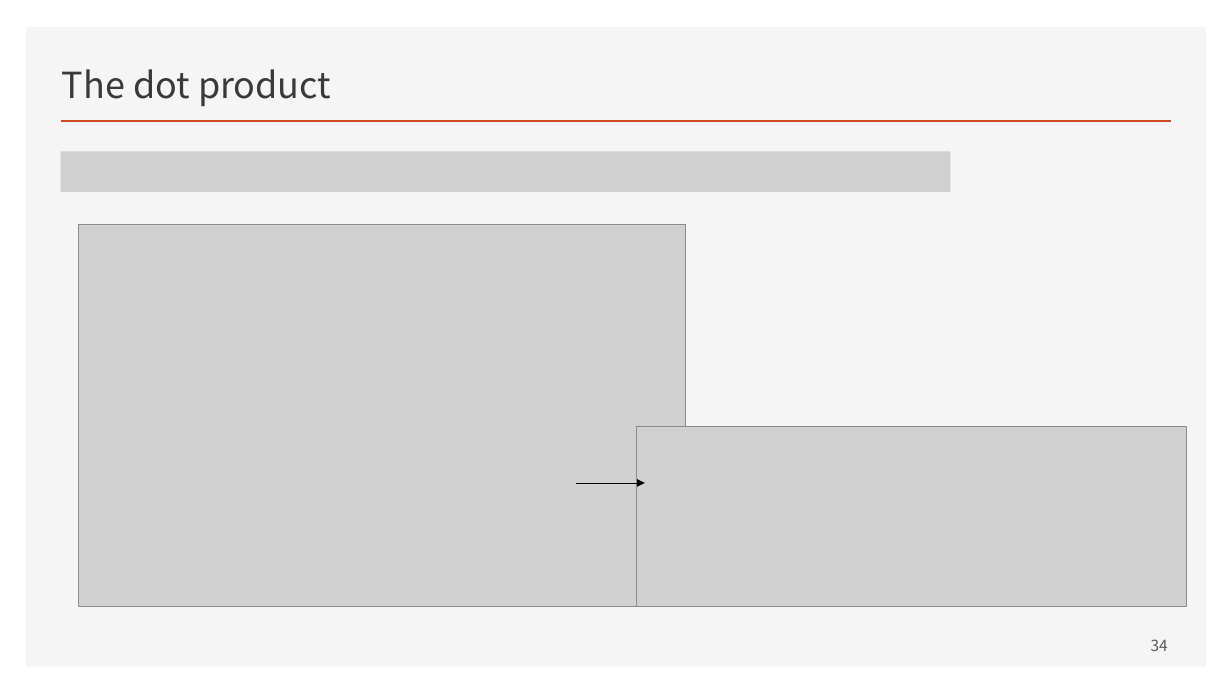
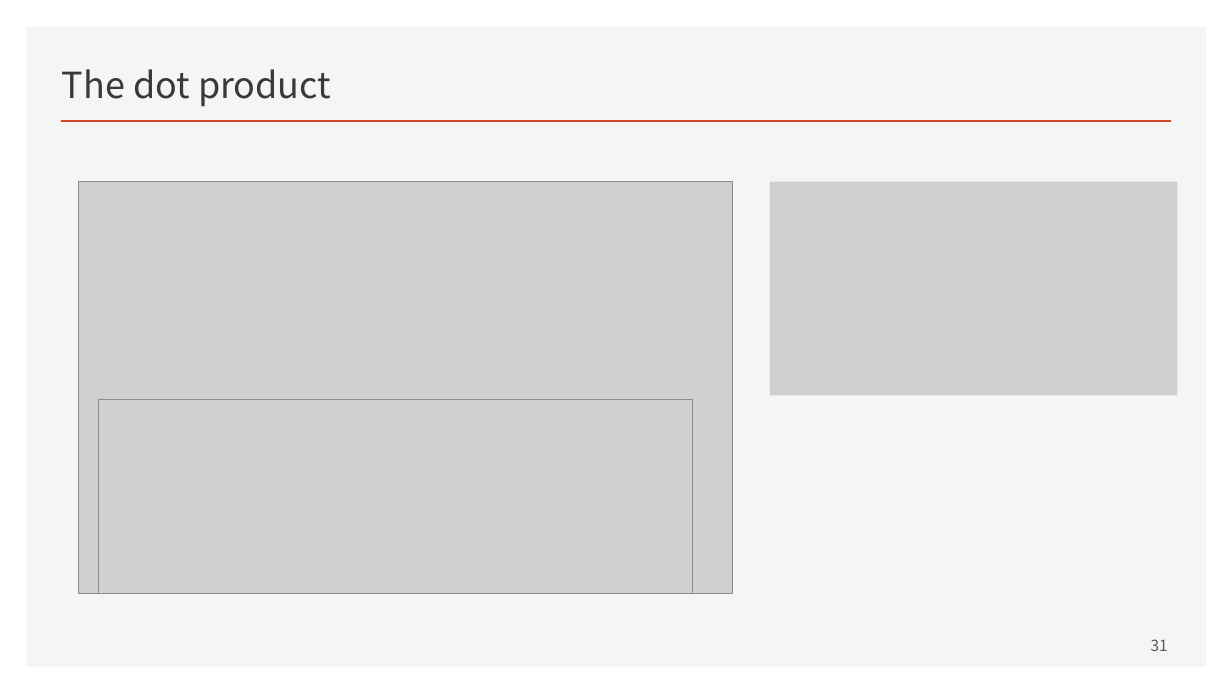
Before and after one commit to ancestor9/mathematics-for-machine-learning, a slide deck: slide 31 of w3_Vectors_and_Linear_Transformations.pptx (slide 34 before the commit). Drawn at 1232x693 pixels with LibreOffice and Linux fonts; fonts in the diff are those of the drawing; grey boxes stand for pictures. Boxes give left, top, right and bottom in pixels: in the first picture for what was removed or moved away, otherwise in the second. Text is boxed around its words. In the diff, an @@ line names an element or a change of style, - is before the commit and + after.

```diff
--- a/w3_Vectors_and_Linear_Transformations.pptx
+++ b/w3_Vectors_and_Linear_Transformations.pptx
@@ picture removed at (x1=61, y1=152, x2=951, y2=192) @@
@@ picture resized from (x1=79, y1=225, x2=685, y2=607) to (x1=79, y1=182, x2=732, y2=594) @@
@@ picture added at (x1=770, y1=181, x2=1177, y2=395) @@
@@ picture resized from (x1=637, y1=426, x2=1188, y2=606) to (x1=99, y1=400, x2=692, y2=594) @@
@@ arrow removed from (576, 483) to (645, 483) @@
@@ page number at (x1=1151, y1=639, x2=1168, y2=651): text changed @@
-34
+31
```
Also in this commit, not shown: 4 other slides changed, 1 slide added, 3 slides removed.
